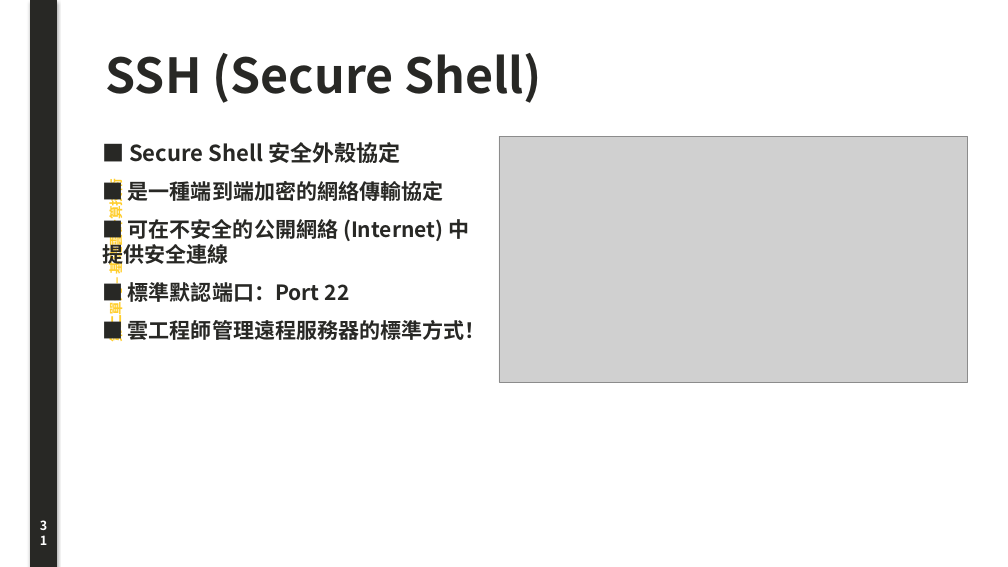
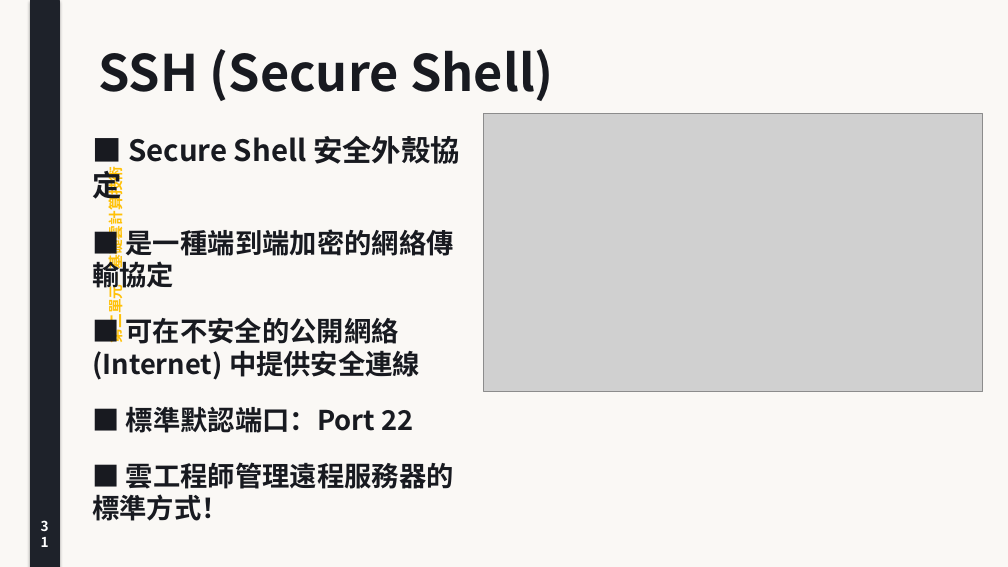
Before and after one commit to joe-ging/seed-cloud-curriculum, a slide deck: slide 31 of downloads/Deck01_Cloud_Foundations_Lecture_Note.pptx. Drawn at 1008x567 pixels with LibreOffice and Linux fonts; fonts in the diff are those of the drawing; grey boxes stand for pictures. Boxes give left, top, right and bottom in pixels: in the first picture for what was removed or moved away, otherwise in the second. Text is boxed around its words. In the diff, an @@ line names an element or a change of style, - is before the commit and + after.

```diff
--- a/downloads/Deck01_Cloud_Foundations_Lecture_Note.pptx
+++ b/downloads/Deck01_Cloud_Foundations_Lecture_Note.pptx
@@ rectangle added at (x1=0, y1=0, x2=1008, y2=567), fill #FAF8F5 @@
@@ rectangle at (x1=30, y1=0, x2=59, y2=567): fill #282825 to #1E222A; outline #282825 0.75 pt to #1E222A 0.75 pt @@
@@ text "第二單元 – 基礎雲計算技術" at (x1=104, y1=177, x2=125, y2=342): size 13 to 14 pt, text colour #FFCE2B to #FFC107 @@
@@ text "SSH (Secure Shell)" moved from (x1=106, y1=53, x2=543, y2=103) to (x1=98, y1=49, x2=554, y2=101) @@
@@ text "SSH (Secure Shell)" at (x1=98, y1=49, x2=554, y2=101): size 46 to 48 pt, text colour #282825 to #181A20 @@
@@ picture resized from (x1=499, y1=136, x2=968, y2=382) to (x1=484, y1=113, x2=983, y2=392) @@
@@ text "■ Secure Shell 安全外殼協定" moved from (x1=102, y1=142, x2=486, y2=340) to (x1=92, y1=136, x2=460, y2=521) @@
@@ text "■ Secure Shell 安全外殼協定" at (x1=92, y1=136, x2=460, y2=521): size 21 to 28 pt in "■ Secure Shell 安全外殼協定"; text colour #282825 to #181A20; size 20 to 26 pt in "■ 是一種端到端加密的網絡傳輸協定", "■ 可在不安全的公開網絡 (Internet) 中提供安全連線", "■ 標準默認端口：Port 22", "■ 雲工程師管理遠程服務器的標準方式！"; more space between paragraphs @@
@@ text "31" at (x1=30, y1=514, x2=59, y2=544): size 12 to 13 pt @@
```
Also in this commit, not shown: 39 other slides changed, 43 other files.
